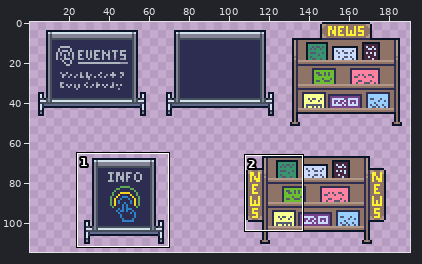
Sprite sheet, stored at tilesets/info_boards.png. The picture above shows the old version from afar; the outline marks the close-up.
Close-up. Before the edit:
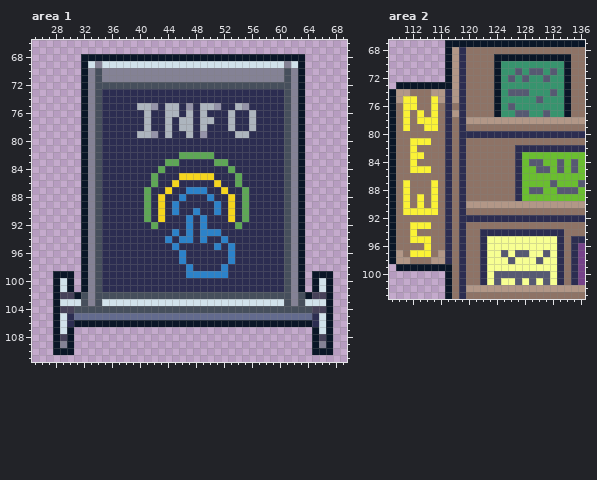
The file is 192x128 pixels. Shown: area 1: x 25..69, y 66..111; area 2: x 109..136, y 67..103. The wide view leaves out empty margins.
New version:
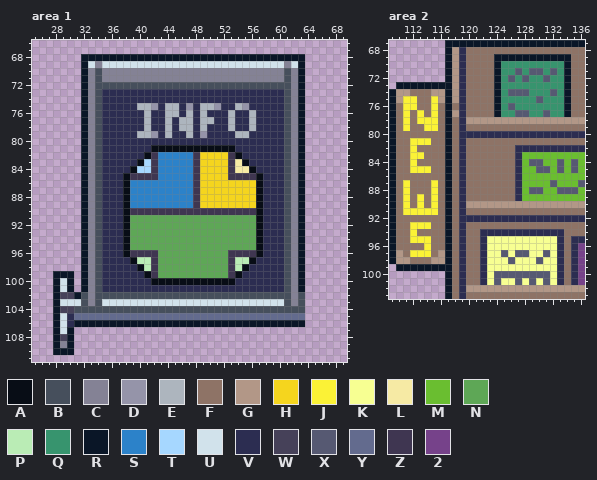
Palette (. is transparent): A #080d16  B #464f5c  C #848295  D #9594a9  E #adb5be  F #8e7366  G #b29787  H #f5d51e  J #fbf236  K #f7ff92  L #f6eaa4  M #6abe30  N #5ea756  P #baecb5  Q #37946e  R #0a1627  S #2c82c9  T #a6d7ff  U #d1e2eb  V #2c2d51  W #464159  X #565972  Y #636b8e  Z #3f3651  2 #76428a
From old to new:
Changed rows in their new state; - is an unchanged pixel.
Area 1:
first column x 38:
 81 ----AAAAAAAAAAAA--------------
 82 ---AZSSSSSZHHHHZA-------------
 83 --ATZSSSSSZHHHHZLA------------
 84 -ATTZSSSSSZHHHHZLLA-----------
 85 AZZZZSSSSSZ--HHZZZZA----------
 86 ASSSSSSSSSZHH-HHHHHA----------
 87 ASSSSSSSS-ZHHH-HHHHA----------
 88 ASSSSSSS-SZHHHH-HHHA----------
 89 ASSSSSS-SSZHHHH-HHHA----------
 90 AZZZZZZZZZZZZZZZZZZA----------
 91 ANN-NNNNNNNNNNNNN-NA----------
 92 ANNN-NNNNNNNNNNN-NNA----------
 93 ANNNNNNNNNNNNNNNNNNA----------
 94 ANNNNNNNNNNNNNNNNNNA----------
 95 ANNNNNNNNNNNNNNNNNNA----------
 96 AZZZZNNNNNNNNNNZZZZA----------
 97 -APPZNNNNNNNNNNZPPA-----------
 98 --APZNNNNNNNNNNZPA------------
 99 ---AZNNNNNNNNNNZA----------...
100 ----AAAAAAAAAAAA-----------...
101 ---------------------------...
102 --------------------------....
103 --------------------------....
104 --------------------------....
105 --------------------------....
106 --------------------------....
107 ---------------------------...
108 ---------------------------...
109 ---------------------------...
110 ---------------------------...
Area 2:
first column x 117:
 74 R
 75 R
 76 R
 77 R
 78 R
 79 R
 80 R
 81 R
 82 R
 83 R
 84 R
 85 R
 86 R
 87 R
 88 R
 89 R
 90 R
 91 R
 92 R
 93 R
 94 R
 95 R
 96 R
 97 R
 98 R
Pixel boxes of the changes (left, top, right, bottom) in both close-ups:
changed: (123, 145, 263, 285)
erased: (305, 271, 333, 355)
changed: (445, 89, 452, 264)
